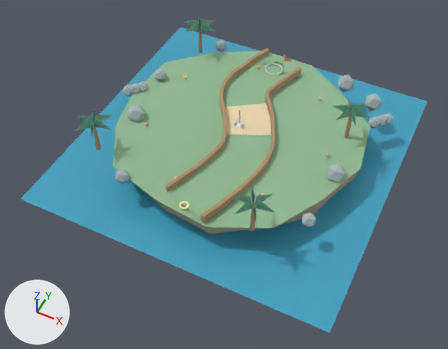
A saved change to the glTF model ui/3d/minigolf/course-08.glb.
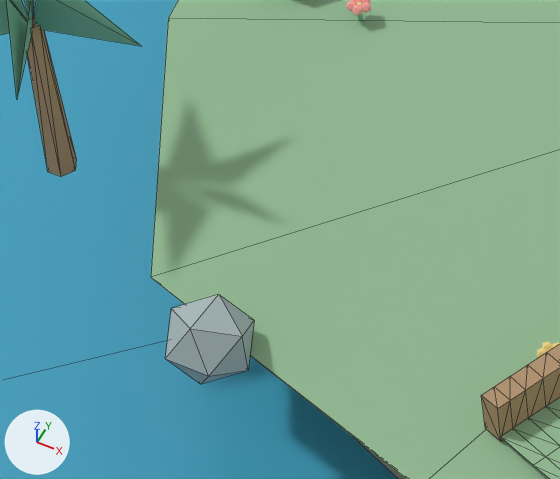
The first picture shows the older version from a camera (50 mm lens) standing at (7.36, -16.05, 16.89) and looking at (0.13, -1.6, -1.18). The close-ups show the older and then the newer version on the part from 20% to 40% of the width and 35% to 57% of the height of that picture. Only the edits that show in the close-ups are written down. The axes (+X, +Y, +Z) are drawn at lower left. The lights are the same throughout. The close-ups show mesh edges as thin lines. Where no turn or scale is listed for an object, it has been applied to the vertices.

Names of what the first close-up shows: 'faceted-rock.061', 'island-turf-edge.007', 'palm-frond.048', 'palm-frond.053', 'palm-trunk.008', 'rail-left', 'surface-grass', 'water-plane.007' and 10 more.
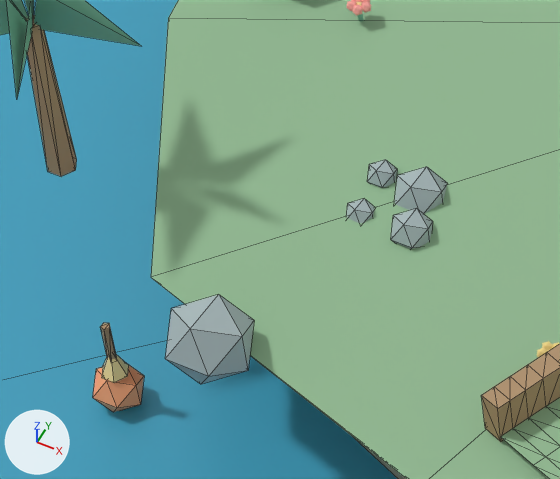
Changed parts and their boxes [x1, y1, x2, y2] in the close-ups (560 x 479 px):
'deco-pebble.122', added: after [395, 167, 447, 214]
'deco-buoy.006', added (orange): after [93, 365, 144, 412]
'deco-pebble.121', added: after [391, 209, 433, 249]
'deco-pebble.123', added: after [367, 160, 397, 188]
'deco-buoy-cap.006', added (yellow): after [102, 355, 129, 383]
'deco-pebble.120', added: after [346, 199, 375, 223]
'deco-buoy-post.006', added: after [100, 323, 116, 361]

Edits to the bpy script that builds the scene:
```text
Add mat_minigolf_accent_coast:
    mat_minigolf_accent_coast = principled_material('minigolf-accent-coast')
    mat_minigolf_accent_coast.base_color = (0.96, 0.38, 0.18)  # orange #faa676
    mat_minigolf_accent_coast.roughness = 0.72
Add me_deco_pebble_mesh_123:
    me_deco_pebble_mesh_123.from_pydata(...)  # an icosphere of 20 faces spanning x -2.533..-2.363, y -2.802..-2.631, z -0.055..0.115
    me_deco_pebble_mesh_123.materials.append(mat_minigolf_rock_coast)  # grey #a8b8ba
Add me_deco_pebble_mesh_122:
    me_deco_pebble_mesh_122.from_pydata(...)  # an icosphere of 20 faces spanning x -2.329..-2.023, y -2.882..-2.575, z -0.153..0.153
    me_deco_pebble_mesh_122.materials.append(mat_minigolf_rock_coast)  # grey #a8b8ba
Add me_deco_pebble_mesh_121:
    me_deco_pebble_mesh_121.from_pydata(...)  # an icosphere of 20 faces spanning x -2.176..-1.938, y -3.147..-2.909, z -0.089..0.149
    me_deco_pebble_mesh_121.materials.append(mat_minigolf_rock_coast)  # grey #a8b8ba
Add me_deco_pebble_mesh_120:
    me_deco_pebble_mesh_120.from_pydata(...)  # an icosphere of 20 faces spanning x -2.498..-2.328, y -3.111..-2.941, z -0.085..0.085
    me_deco_pebble_mesh_120.materials.append(mat_minigolf_rock_coast)  # grey #a8b8ba
Add me_deco_buoy_mesh_006:
    me_deco_buoy_mesh_006.from_pydata(...)  # an icosphere of 20 faces spanning x -3.707..-3.418, y -4.269..-3.98, z -1.165..-0.875
    me_deco_buoy_mesh_006.materials.append(mat_minigolf_accent_coast)  # orange #faa676
Add me_deco_buoy_post_mesh_006:
    me_deco_buoy_post_mesh_006.from_pydata(...)  # a 5-sided cylinder along z spanning x -3.587..-3.532, y -4.153..-4.096, z -0.77..-0.47
    me_deco_buoy_post_mesh_006.materials.append(mat_minigolf_wood_coast)  # brown #af906c
Add me_deco_buoy_cap_mesh_006:
    me_deco_buoy_cap_mesh_006.from_pydata(...)  # a 6-sided cone pointing to +z spanning x -3.652..-3.472, y -4.203..-4.047, z -0.88..-0.68
    me_deco_buoy_cap_mesh_006.materials.append(mat_minigolf_light_coast)  # yellow #ffe5a0
Add ob_deco_pebble_123:
    ob_deco_pebble_123 = bpy.data.objects.new('deco-pebble.123', me_deco_pebble_mesh_123)
    ob_deco_pebble_123.location = (0.0, 0.0, 0.0)
Add ob_deco_pebble_122:
    ob_deco_pebble_122 = bpy.data.objects.new('deco-pebble.122', me_deco_pebble_mesh_122)
    ob_deco_pebble_122.location = (0.0, 0.0, 0.0)
Add ob_deco_pebble_121:
    ob_deco_pebble_121 = bpy.data.objects.new('deco-pebble.121', me_deco_pebble_mesh_121)
    ob_deco_pebble_121.location = (0.0, 0.0, 0.0)
Add ob_deco_pebble_120:
    ob_deco_pebble_120 = bpy.data.objects.new('deco-pebble.120', me_deco_pebble_mesh_120)
    ob_deco_pebble_120.location = (0.0, 0.0, 0.0)
Add ob_deco_buoy_006:
    ob_deco_buoy_006 = bpy.data.objects.new('deco-buoy.006', me_deco_buoy_mesh_006)
    ob_deco_buoy_006.location = (0.0, 0.0, 0.0)
Add ob_deco_buoy_post_006:
    ob_deco_buoy_post_006 = bpy.data.objects.new('deco-buoy-post.006', me_deco_buoy_post_mesh_006)
    ob_deco_buoy_post_006.location = (0.0, 0.0, 0.0)
Add ob_deco_buoy_cap_006:
    ob_deco_buoy_cap_006 = bpy.data.objects.new('deco-buoy-cap.006', me_deco_buoy_cap_mesh_006)
    ob_deco_buoy_cap_006.location = (0.0, 0.0, 0.0)
```
